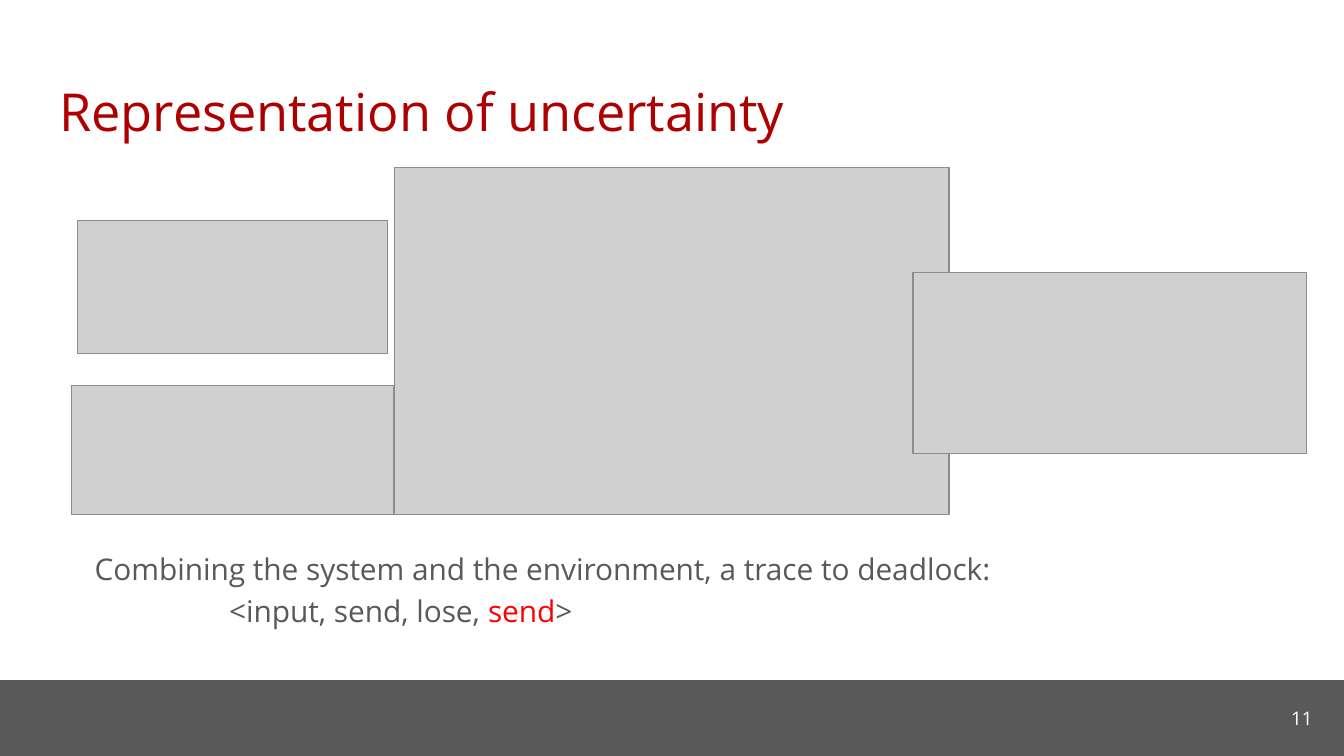
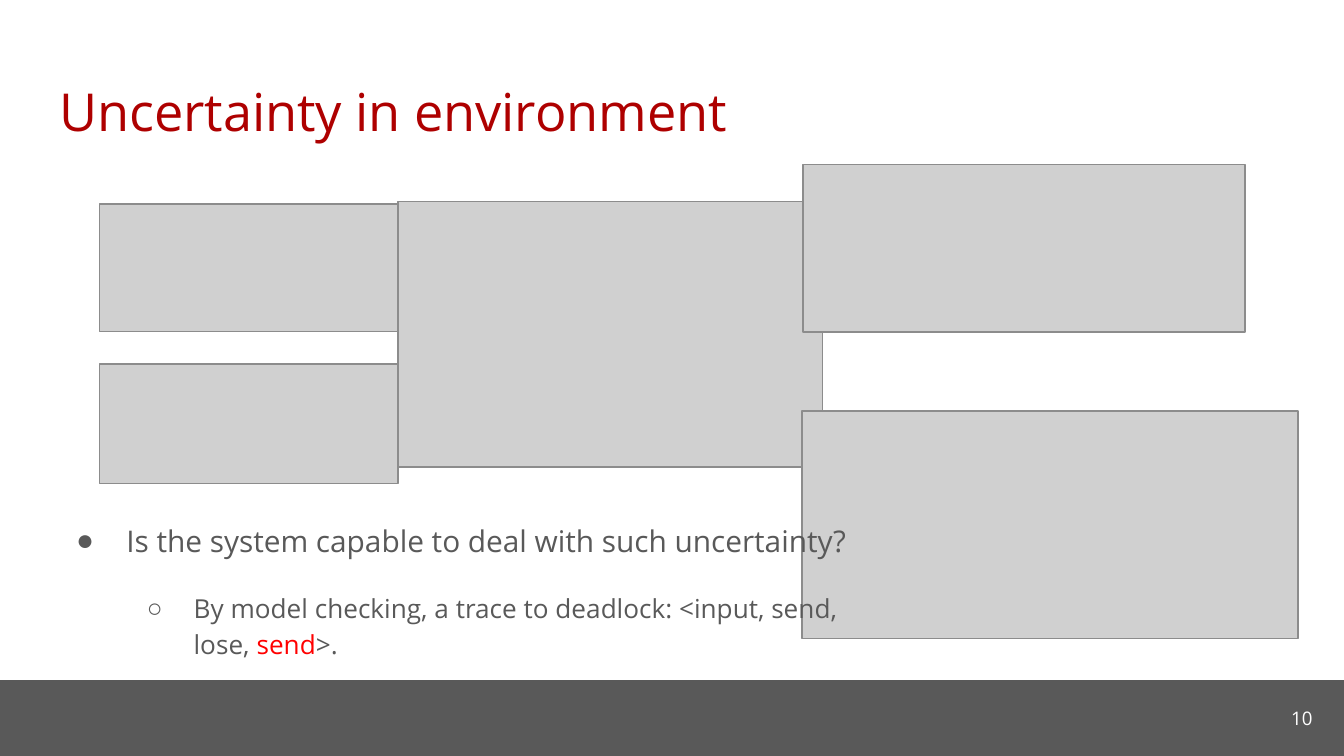
Before and after one commit to cmu-soda/Robustness, a slide deck: slide 10 of Robustness.pptx (slide 11 before the commit). Drawn at 1344x756 pixels with LibreOffice and Linux fonts; fonts in the diff are those of the drawing; grey boxes stand for pictures; background and template pictures are left out. Boxes give left, top, right and bottom in pixels: in the first picture for what was removed or moved away, otherwise in the second. Text is boxed around its words. In the diff, an @@ line names an element or a change of style, - is before the commit and + after.

```diff
--- a/Robustness.pptx
+++ b/Robustness.pptx
@@ title at bbox=[59, 92, 727, 144]: text changed @@
-Representation of uncertainty
+Uncertainty in environment
@@ picture added at bbox=[802, 164, 1245, 332] @@
@@ picture: place and size @@
-picture at bbox=[78, 220, 387, 353]
+picture at bbox=[99, 204, 398, 332]
@@ picture: place and size @@
-picture at bbox=[395, 168, 949, 515]
+picture at bbox=[398, 202, 823, 468]
@@ picture: place and size @@
-picture at bbox=[71, 386, 394, 515]
+picture at bbox=[99, 364, 398, 484]
@@ picture: place and size @@
-picture at bbox=[913, 273, 1306, 453]
+picture at bbox=[802, 411, 1298, 638]
@@ text at bbox=[126, 524, 846, 658]: text changed; size 16 to 14 pt @@
-Combining the system and the environment, a trace to deadlock:
-<input, send, lose, send>
+● Is the system capable to deal with such uncertainty?
+  ○ By model checking, a trace to deadlock: <input, send, lose, send>.
@@ page number at bbox=[1291, 711, 1312, 725]: text changed @@
-11
+10
```
Also in this commit, not shown: 5 other slides changed, 4 slides added, 2 slides removed.
